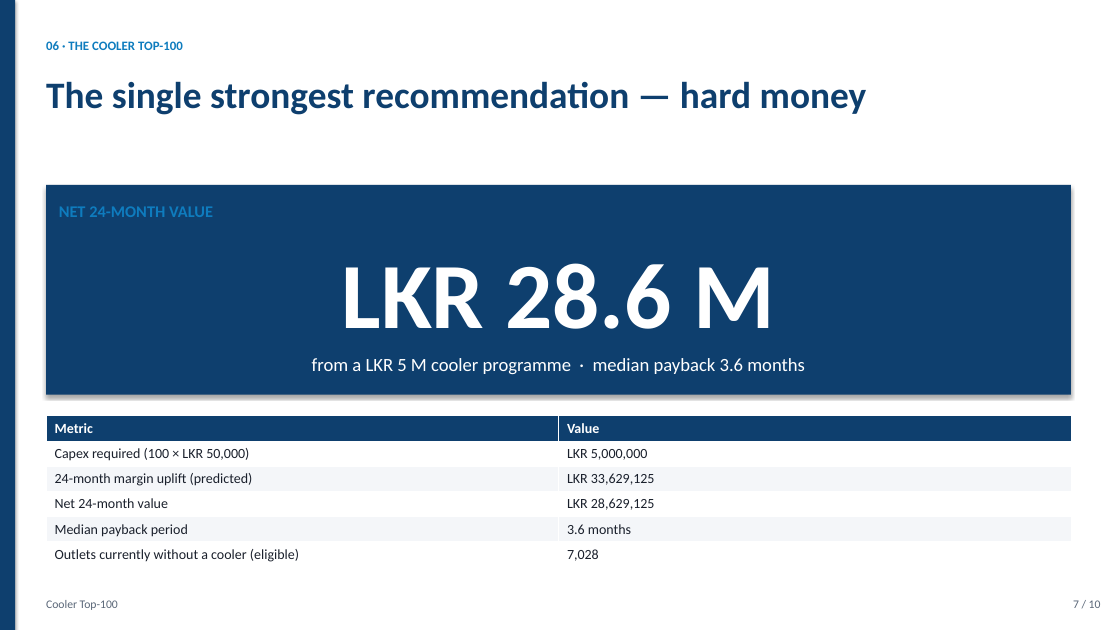
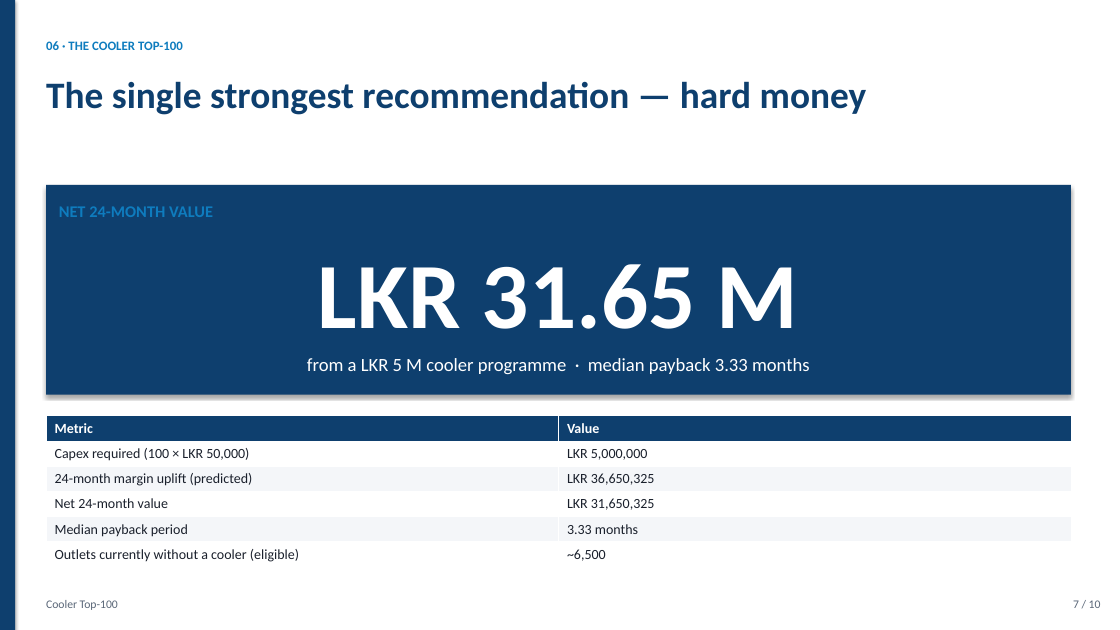
Before and after one commit to AdithaBuwaneka/datastorm-v7-storming-round, a slide deck: slide 7 of report/DataX_round2_pitch_deck.pptx. Drawn at 1120x630 pixels with LibreOffice and Linux fonts; fonts in the diff are those of the drawing. Boxes give left, top, right and bottom in pixels: in the first picture for what was removed or moved away, otherwise in the second. Text is boxed around its words. In the diff, an @@ line names an element or a change of style, - is before the commit and + after.

```diff
--- a/report/DataX_round2_pitch_deck.pptx
+++ b/report/DataX_round2_pitch_deck.pptx
@@ text at (x1=318, y1=264, x2=799, y2=329): text changed @@
-LKR 28.6 M
+LKR 31.65 M
@@ text at (x1=307, y1=358, x2=810, y2=374): text changed @@
-from a LKR 5 M cooler programme · median payback 3.6 months
+from a LKR 5 M cooler programme · median payback 3.33 months
@@ table at (x1=46, y1=416, x2=1071, y2=566) @@
-row 3, column 2: LKR 33,629,125
+row 3, column 2: LKR 36,650,325
-row 4, column 2: LKR 28,629,125
+row 4, column 2: LKR 31,650,325
-row 5, column 2: 3.6 months
+row 5, column 2: 3.33 months
-row 6, column 2: 7,028
+row 6, column 2: ~6,500
```
Also in this commit, not shown: 4 other slides changed, 49 other files.
